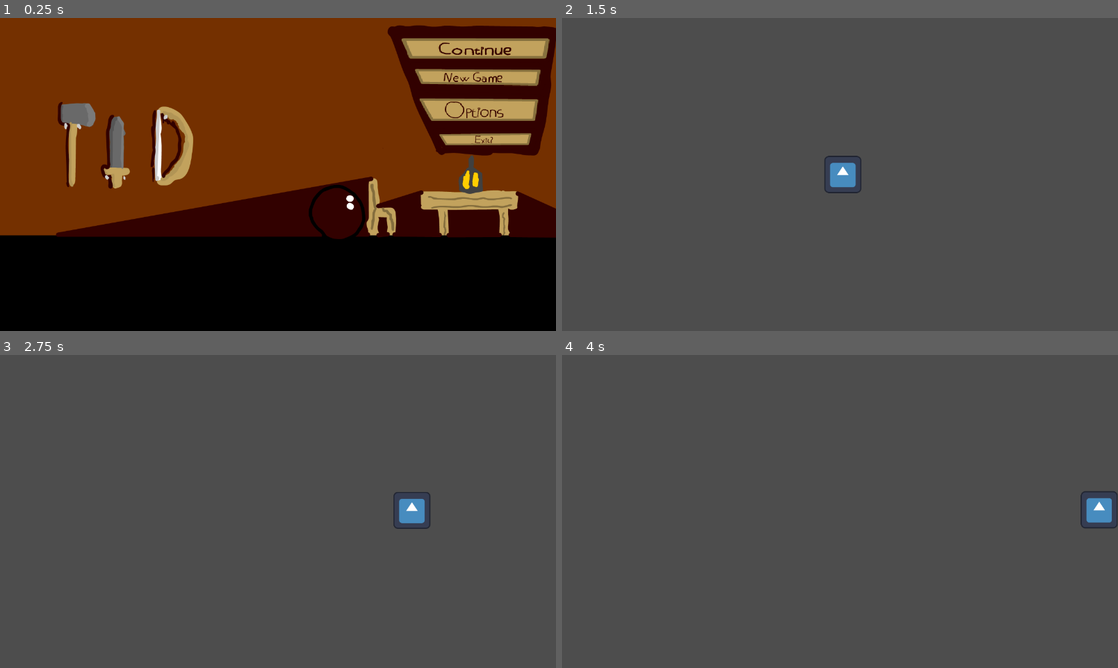
Above: before the commit, frames 1-4 (two rows, left to right).
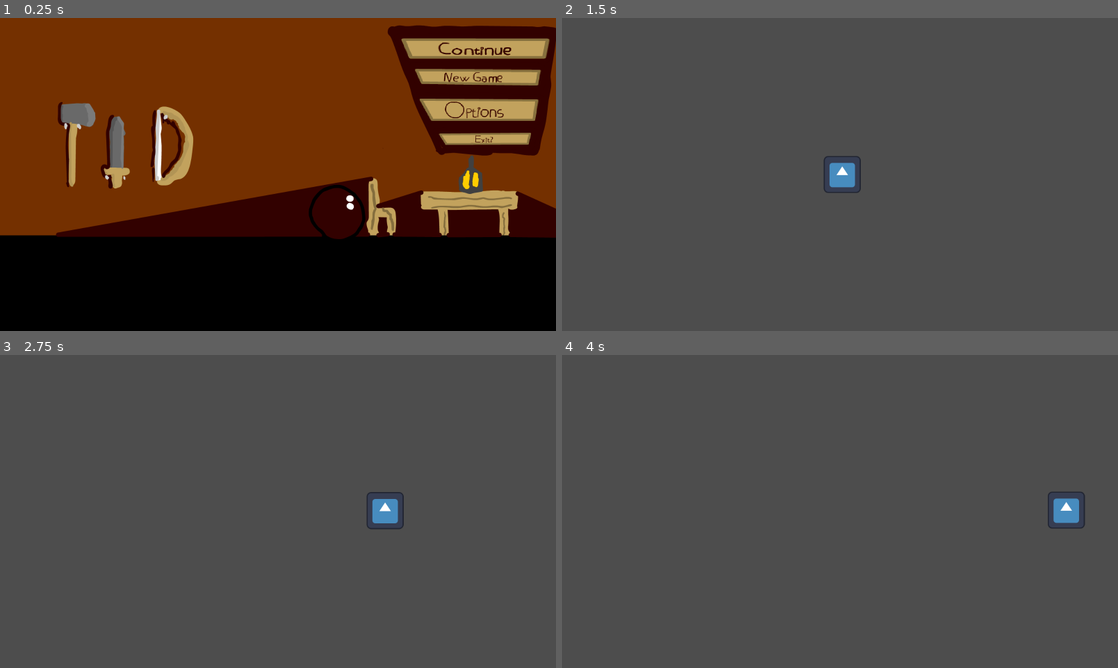
Above: after the commit, the same moments.

Repository: JhonChoulay/the-hackathon-game
Game: Godot game, scene res://Scenes/main_menu.tscn
The game is run twice, just before and just after one commit, with the same random seed, the same clock (stepped at 60 frames per second) and the same inputs. The engine's default icon, where the game draws it, is replaced by a stand-in: a white triangle on a blue panel in a dark square.
Inputs (mouse positions are in pixels of both pictures, inside the frame that each line leads up to):
- Up to frame 1 (0.25 s): no input
- Up to frame 2 (1.5 s): click (1040, 77) at 0.5 s; tap Enter at 1.25 s; hold D (right) from 1.28 s (still down)
- Up to frame 3 (2.75 s): keep holding D (right); tap W (up) at 1.52, 2.27 s
- Up to frame 4 (4 s): release D (right) at 2.78 s; hold A (left) 2.78-3.53 s; hold D (right) from 3.53 s (still down); tap W (up) at 3.77 s

The runs differ from the first frame. In frame 1, 0.4% of the frame differs, in the area x 11-99%, y 6-67%; in frame 2, less than 0.1%; in frame 3, 0.9%; in frame 4, 0.9%, in the area x 87-100%, y 43-56%.
Error after the commit: Invalid access to property or key 'windowed' on a base object of type 'Node2D (resources.gd)'. (res://Scripts/level.gd:7)

Commit message:
Unfinished window menu.

Diff:
--- a/Projects/Scripts/OptionsMenu/options_menu.gd
+++ b/Projects/Scripts/OptionsMenu/options_menu.gd
@@ -6,6 +6,7 @@
 	"1280x720":Vector2(1280,720),
 	"1024x600":Vector2(1024,600),
 	"800x600":Vector2(800,600)}
+
 
 var config = ConfigFile.new()
 var res
@@ -20,8 +21,13 @@
 		if Vector2i(resolutions[i]) == get_viewport().content_scale_size:
 			res_button.select(index)
 		index +=1
+	#Set window mode
+	index = 0
+	for i in ["Windowed","Borderless","Fullscreen","Exclusive Fullscreen"]:
+		$WindowOptions.add_item(i,index)
 	res = get_viewport().content_scale_size
 	ex_res = res
+	#windowed = 0, minimized = 1, maximized = 2 fullscreen = 3, exclusive = 4
 
 func _on_option_button_item_selected(index):
 	res = resolutions.get(res_button.get_item_text(index))
--- a/Projects/Scripts/resources.gd
+++ b/Projects/Scripts/resources.gd
@@ -2,15 +2,11 @@
 
 var config = ConfigFile.new()
 var resolution : Vector2
-var borderless : bool
-var exclusive_fullscreen : bool
-var windowed : bool
+var window_mode : int
 
 # Called when the node enters the scene tree for the first time.
 func _ready():
 	config.load("res://Config/config.ini")
 	resolution  = Vector2(config.get_value("Settings","screen_width"), config.get_value("Settings","screen_height"))
-	windowed = config.get_value("Settings","windowed")
-	borderless = config.get_value("Settings", "borderless")
+	window_mode = config.get_value("Settings","window_mode")
 	get_viewport().content_scale_size = Vector2(resolution[0],resolution[1])
-	exclusive_fullscreen = config.get_value("Settings", "exclusive_fullscreen")
Not shown, changed: Projects/Config/config.ini
